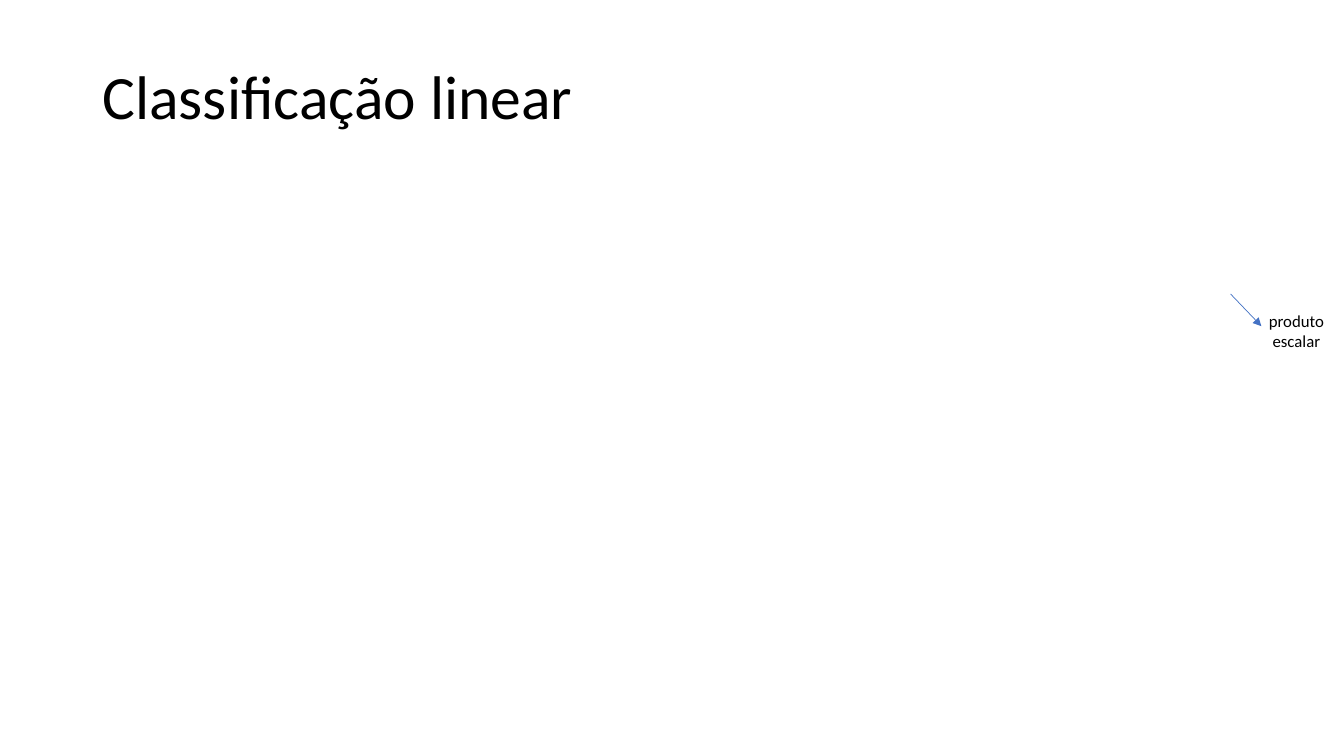
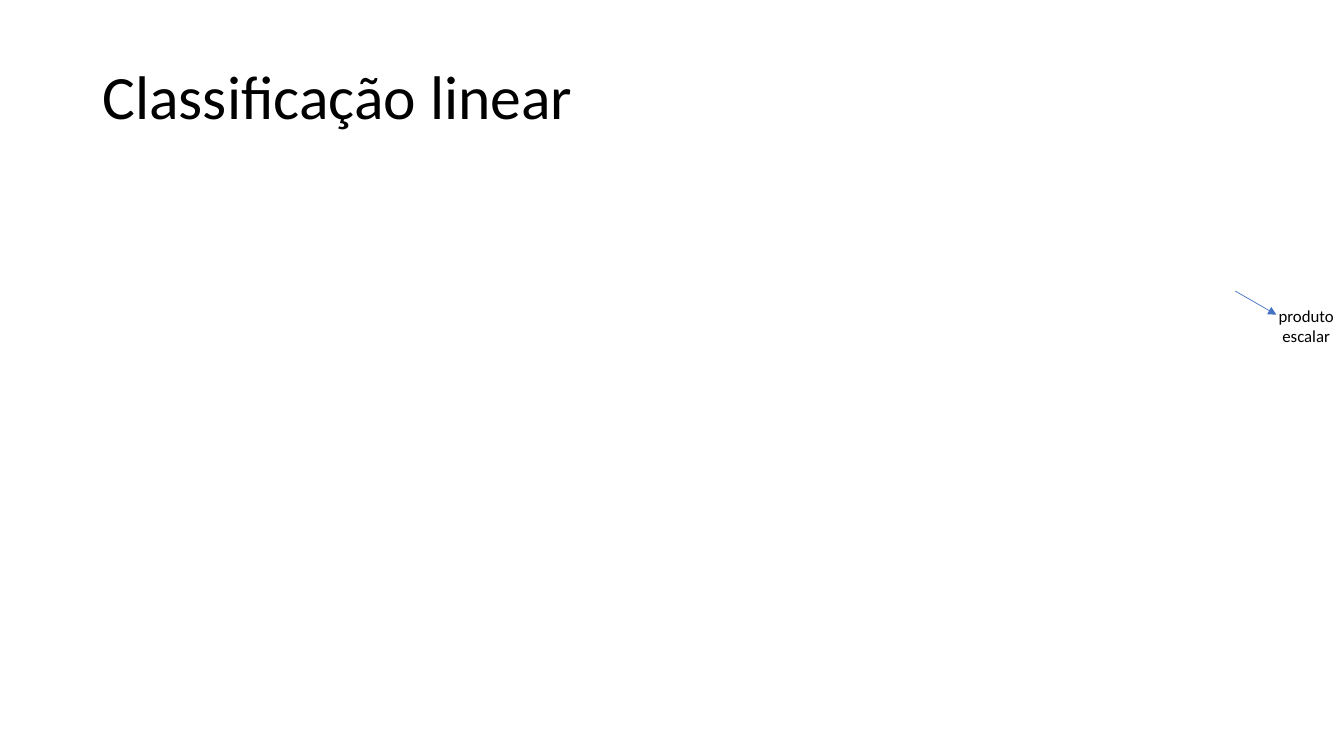
Before and after one commit to zz4fap/t320_aprendizado_de_maquina, a slide deck: slide 4 of slides/T320_Classificação (Parte II).pptx. Drawn at 1344x756 pixels with LibreOffice and Linux fonts; fonts in the diff are those of the drawing; grey boxes stand for pictures. Boxes give left, top, right and bottom in pixels: in the first picture for what was removed or moved away, otherwise in the second. Text is boxed around its words. In the diff, an @@ line names an element or a change of style, - is before the commit and + after.

```diff
--- a/slides/T320_Classificação (Parte II).pptx
+++ b/slides/T320_Classificação (Parte II).pptx
@@ arrow moved from (1231, 294) - (1261, 327) to (1236, 291) - (1276, 315) @@
@@ text "produto escalar": place and size @@
-text "produto escalar" at (1269, 315, 1324, 347)
+text "produto escalar" at (1279, 310, 1334, 342)
```
Also in this commit, not shown: 2 other slides changed, 1 other file.
